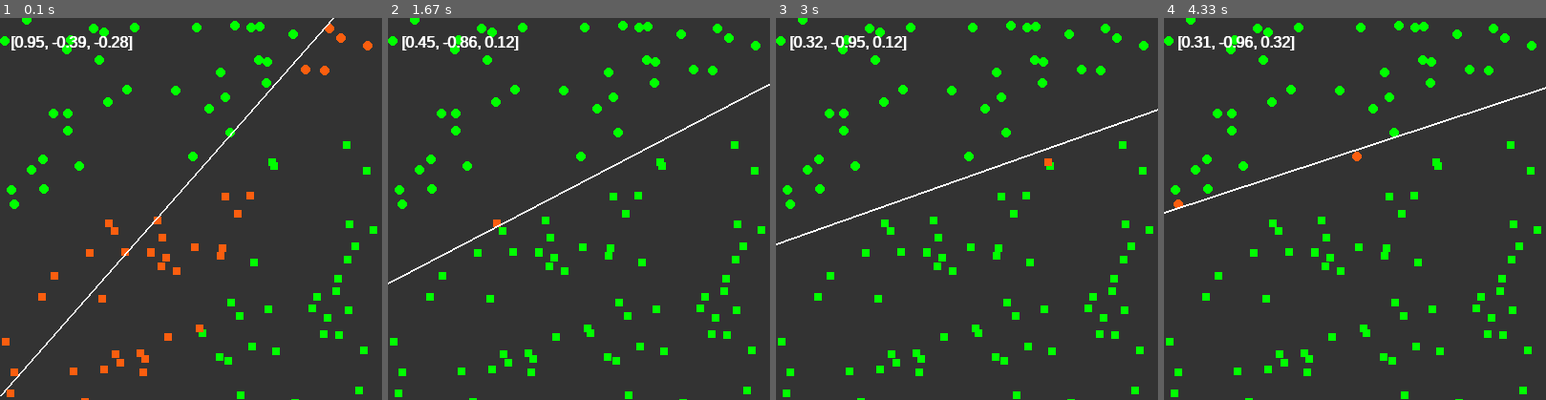
Above: before the commit, frames 1-4 (left to right).
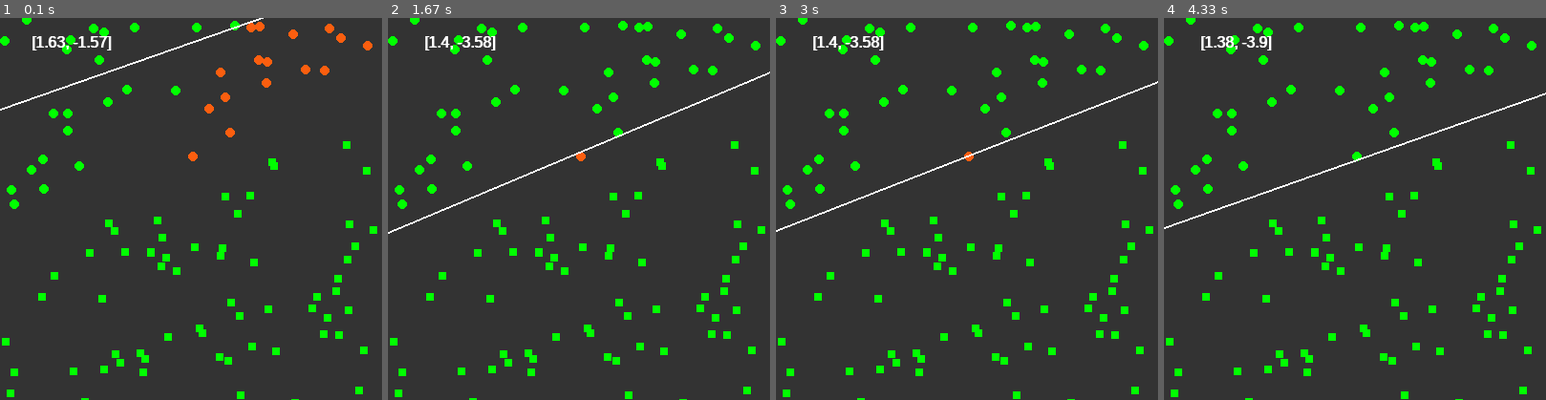
Above: after the commit, the same moments.

Repository: DHameete/pygames
Game: pygame game, started from 10_NeuralNetwork/main.py
The game is run twice, just before and just after one commit, with the same random seed, the same clock (stepped at 60 frames per second) and the same inputs.
Inputs:
- Up to frame 1 (0.1 s): no input
- Up to frame 2 (1.67 s): no input
- Up to frame 3 (3 s): no input
- Up to frame 4 (4.33 s): no input

The runs differ from the first frame. In frame 1, 3.2% of the frame differs, in the area x 0-88%, y 0-100%; in frame 2, 1.7%; in frame 3, 1.7%; in frame 4, 1.7%.

Commit message:
Remove bias from inputs, only two weights to optimize

Diff:
--- a/10_NeuralNetwork/main.py
+++ b/10_NeuralNetwork/main.py
@@ -32,7 +32,7 @@
     text_rect4 = text4.get_rect(center=(20,25))
 
     # Initialize perceptrion
-    p = Perceptron(3)
+    p = Perceptron(2)
 
     # Initialize inputs
     points = []
@@ -56,7 +56,7 @@
 
         # Show points
         for point in points:
-            guess = p.guess((point.x, point.y, point.bias))
+            guess = p.guess(point)
             if guess == point.label:
                 point.show(displaysurface, GREEN)
             else:
@@ -64,7 +64,7 @@
 
         # Train per point
         nextpoint = points[nextind]
-        p.train((nextpoint.x, nextpoint.y, nextpoint.bias), nextpoint.label)
+        p.train(nextpoint)
 
         # Show perceptrion
         p.show(displaysurface)
--- a/10_NeuralNetwork/perceptron.py
+++ b/10_NeuralNetwork/perceptron.py
@@ -11,7 +11,7 @@
     def __init__(self, num):
 
         # Learning rate
-        self.lr = 0.1
+        self.lr = 0.6
 
         # Initialize weights randomly
         self.weights = []
@@ -23,20 +23,27 @@
         self.pos2 = pygame.Vector2(WIDTH,0)
 
 
-    def guess(self, inputs):
+    def guess(self, point):
         weighted_sum = 0
 
         # Calculate weighted sum
+        inputs = (point.x, point.y)
         for ind, weight in enumerate(self.weights):
             weighted_sum += weight * inputs[ind]
+        weighted_sum += point.bias
 
         # Evaluate activation function
         output = activate(weighted_sum)
         return output
 
-    def train(self, inputs, target):
-        guess = self.guess(inputs)
+    def train(self, point):
+
+        guess = self.guess(point)
+        target = point.label
+
         error = target - guess
+
+        inputs = (point.x, point.y)
 
         # Tune weights
         for ind, weight in enumerate(self.weights):
@@ -48,9 +55,10 @@
     def show(self, surface):
         x1 = -1
         x2 = 1
+        bias = 1
 
-        y1 = -self.weights[0] / self.weights[1] * x1 - self.weights[2] / self.weights[1]
-        y2 = -self.weights[0] / self.weights[1] * x2 - self.weights[2] / self.weights[1]
+        y1 = -self.weights[0] / self.weights[1] * x1 - bias / self.weights[1]
+        y2 = -self.weights[0] / self.weights[1] * x2 - bias / self.weights[1]
 
         self.pos1 = self.pos1.lerp(pygame.Vector2(self.pixels(x1,y1)),0.1)
         self.pos2 = self.pos2.lerp(pygame.Vector2(self.pixels(x2,y2)),0.1)
